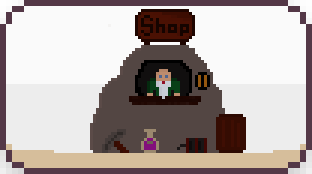
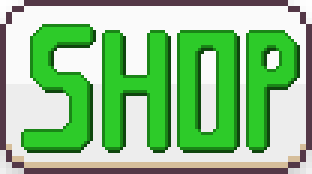
Comparing the layer stacks of the two w=312, h=174 images. Changes:
removed layer "Eingefügte Ebene #1" over left=12, top=9, right=300, bottom=162
renamed "shopbtn.png" to "exitbtn.png", painted on it over left=12, top=9, right=300, bottom=162
